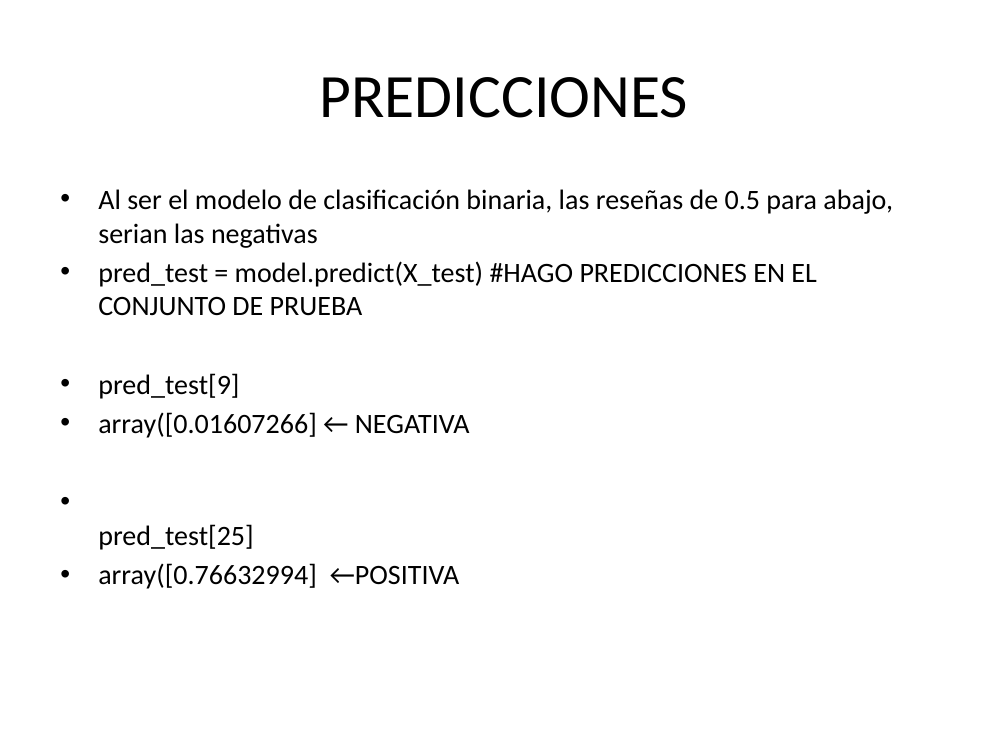
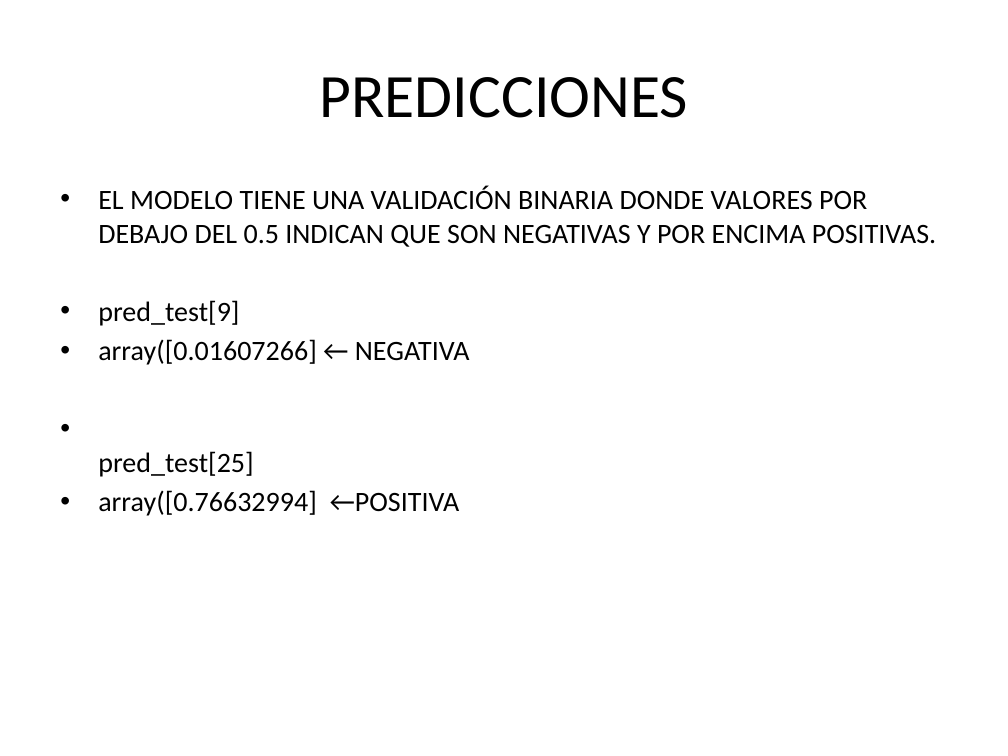
Before and after one commit to Adrian96119/ProyectoFinal-ForoCinefiloDelSentimiento, a slide deck: slide 8 of presentacion_power_point/proyecto_foro_cinefilo_sentimiento.pptx (slide 9 before the commit). Drawn at 1008x756 pixels with LibreOffice and Linux fonts; fonts in the diff are those of the drawing. Boxes give left, top, right and bottom in pixels: in the first picture for what was removed or moved away, otherwise in the second. Text is boxed around its words. In the diff, an @@ line names an element or a change of style, - is before the commit and + after.

```diff
--- a/presentacion_power_point/proyecto_foro_cinefilo_sentimiento.pptx
+++ b/presentacion_power_point/proyecto_foro_cinefilo_sentimiento.pptx
@@ text at bbox=[98, 186, 936, 247]: text changed @@
-• Al ser el modelo de clasificación binaria, las reseñas de 0.5 para abajo, serian las negativas
-• pred_test = model.predict(X_test) #HAGO PREDICCIONES EN EL CONJUNTO DE PRUEBA
+• EL MODELO TIENE UNA VALIDACIÓN BINARIA DONDE VALORES POR DEBAJO DEL 0.5 INDICAN QUE SON NEGATIVAS Y POR ENCIMA POSITIVAS.
```
Also in this commit, not shown: 12 other slides changed, 1 slide added, 2 slides removed, 16 other files.
